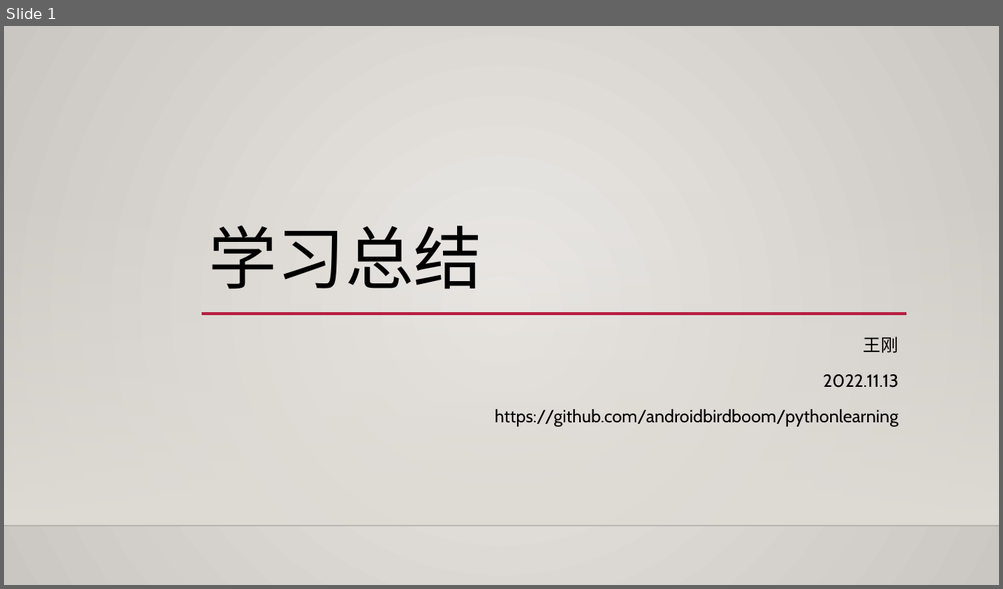
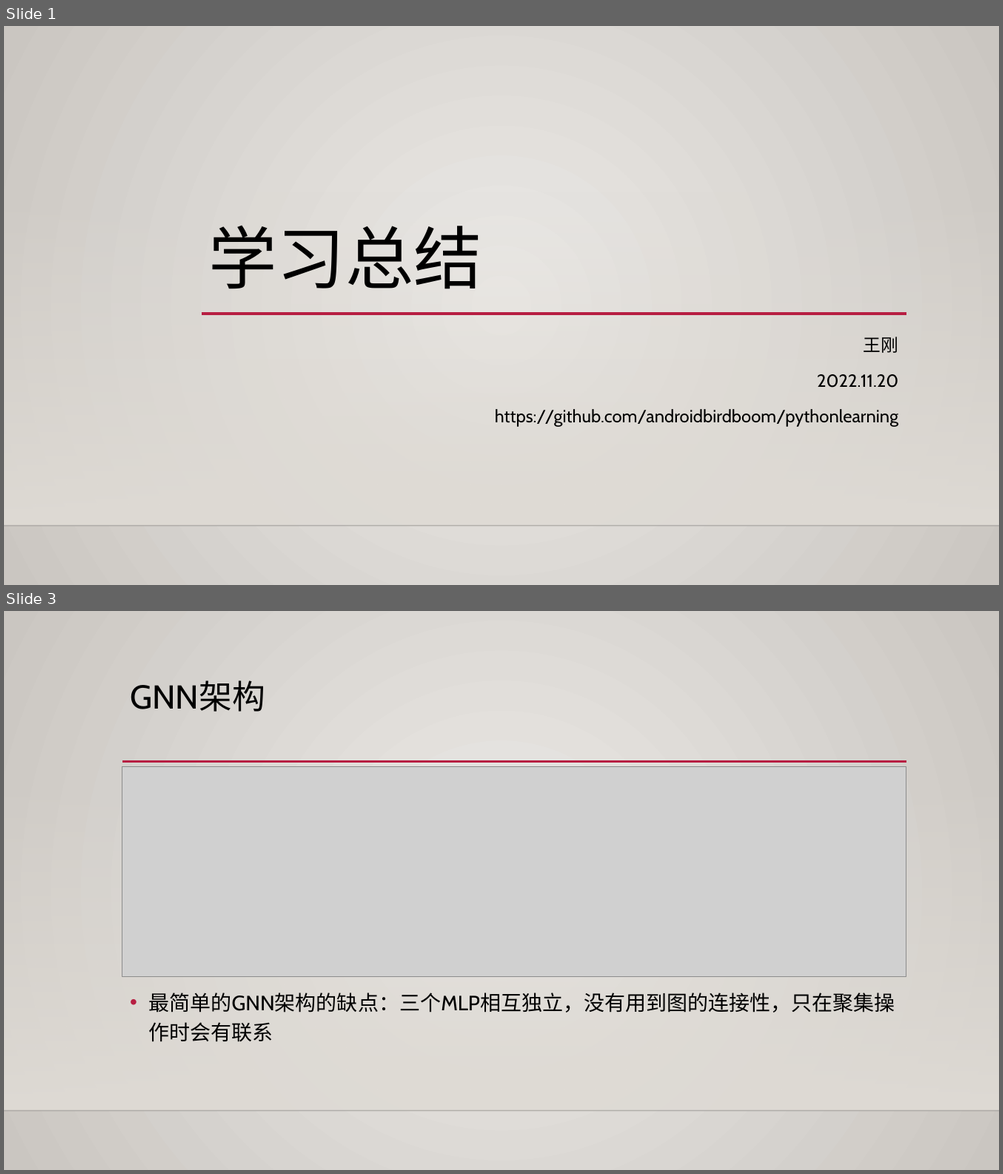
Before and after one commit to AndroidBirdBoom/pythonlearning, a slide deck: ppt/学习总结-20221120.pptx. Shown one above the other, each under a label of ours: slide 1 before the commit, slides 1 and 3 after it; the slides between them are not shown. The pictures are 1003x589 and 1003x1174 pixels, drawn with LibreOffice and Linux fonts; fonts in the diff are those of the drawing; grey boxes stand for pictures; background and template pictures are left out. Boxes give left, top, right and bottom in pixels: in the first picture for what was removed or moved away, otherwise in the second. Text is boxed around its words. In the diff, an @@ line names an element or a change of style, - is before the commit and + after.

```diff
--- a/ppt/学习总结-20221120.pptx
+++ b/ppt/学习总结-20221120.pptx
@@ slide 3 added at [4, 611, 999, 1170], background gradient #ECEAE7 to #CAC7C1; not listed: 2 template elements that a slide beside it also shows @@
@@ title added at [130, 681, 265, 712], 32 pt, text #000000 @@
+GNN架构
@@ line added from (122, 762) to (907, 762), #B71E42 2.5 pt @@
@@ picture added at [122, 767, 906, 977] @@
@@ text added at [148, 993, 895, 1042], 20 pt, text #000000 @@
+• 最简单的GNN架构的缺点：三个MLP相互独立，没有用到图的连接性，只在聚集操作时会有联系
@@ slide 1 changed as well @@
@@ subtitle at [817, 375, 898, 388]: text changed @@
-2022.11.13
+2022.11.20
```
Also in this commit, not shown: 2 other slides changed, 1 other slide added, 8 other files.
